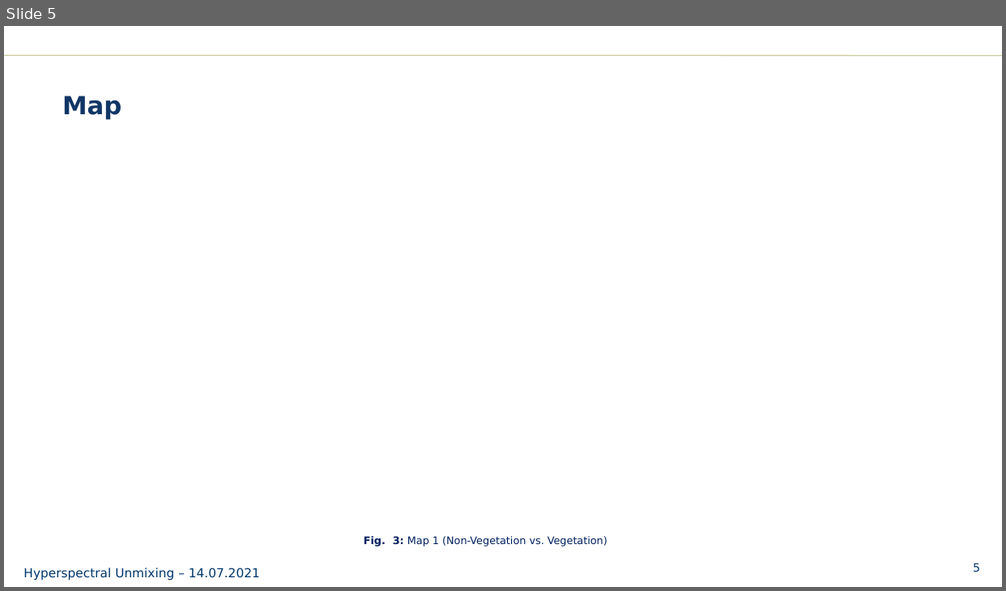
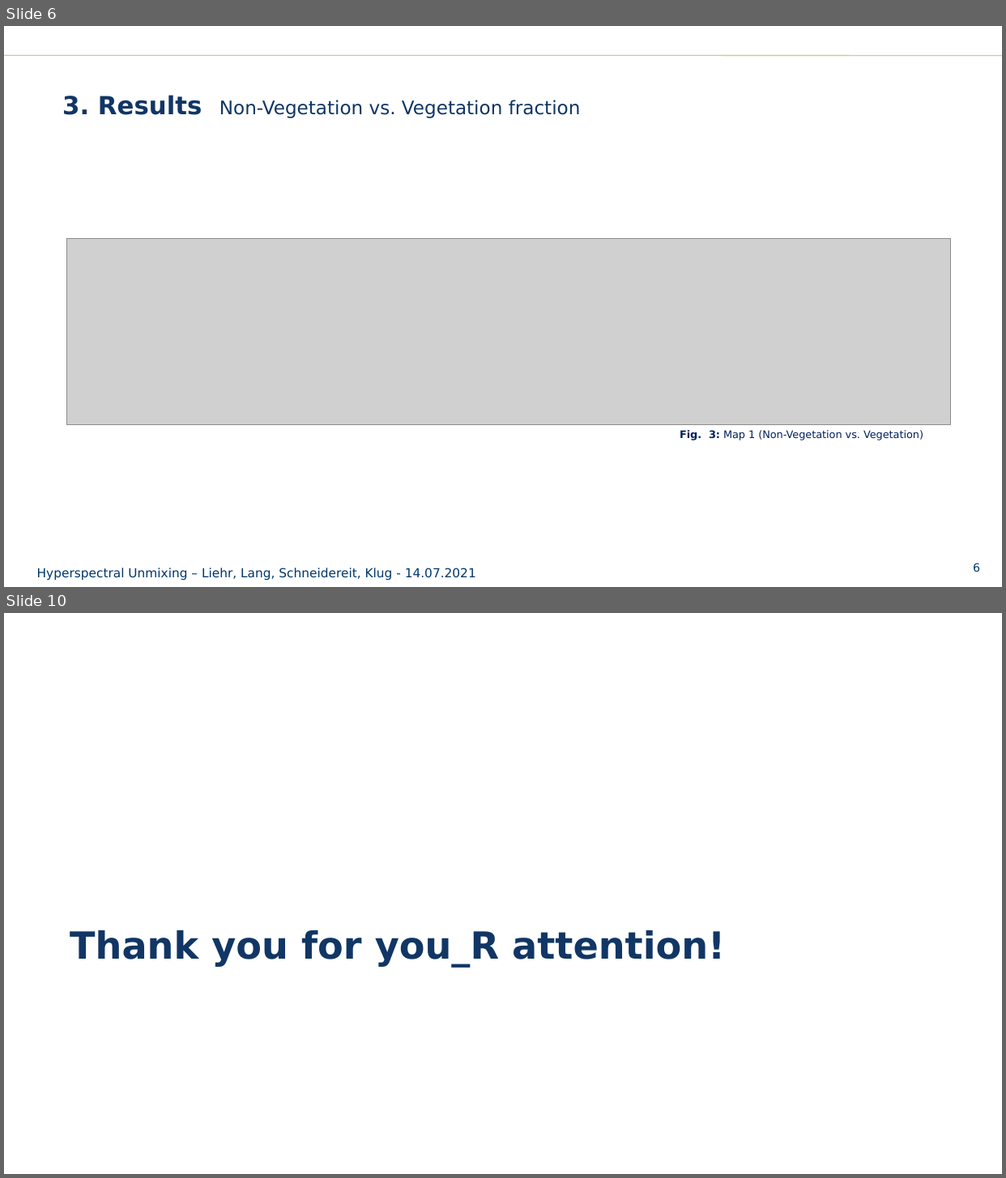
Before and after one commit to schneidereits/EO_hyperspec_hub, a slide deck: presentation/EO2020_hyperspec_presentation.pptx. Shown one above the other, each under a label of ours: slide 5 before the commit, slides 6 and 10 after it; the slides between them are not shown. The pictures are 1006x591 and 1006x1178 pixels, drawn with LibreOffice and Linux fonts; fonts in the diff are those of the drawing; grey boxes stand for pictures; background and template pictures are left out. Boxes give left, top, right and bottom in pixels: in the first picture for what was removed or moved away, otherwise in the second. Text is boxed around its words. In the diff, an @@ line names an element or a change of style, - is before the commit and + after.

```diff
--- a/presentation/EO2020_hyperspec_presentation.pptx
+++ b/presentation/EO2020_hyperspec_presentation.pptx
@@ slide 10 added at [4,613,1002,1174], background #FFFFFF @@
@@ text added at [70,931,725,967], 36 pt, text #113665, bold @@
+Thank you for you_R attention!
@@ what was slide 5 is now slide 6 @@
@@ slide 6 changed as well @@
@@ title at [62,95,581,118]: text changed; size 24 to 18 pt; bold off @@
-Map
+3. Results Non-Vegetation vs. Vegetation fraction
@@ picture added at [67,238,951,425] @@
@@ text "Fig. 3: Map 1 (Non-Vegetation ...": place and size @@
-text "Fig. 3: Map 1 (Non-Vegetation ..." at [364,536,607,547]
+text "Fig. 3: Map 1 (Non-Vegetation ..." at [680,430,923,441]
@@ text at [37,568,476,581]: text changed @@
-Hyperspectral Unmixing – 14.07.2021
+Hyperspectral Unmixing – Liehr, Lang, Schneidereit, Klug - 14.07.2021
@@ page number at [973,563,980,573]: text changed @@
-5
+6
```
Also in this commit, not shown: 4 other slides changed, 5 other slides added, 3 slides removed, 1 other file.
